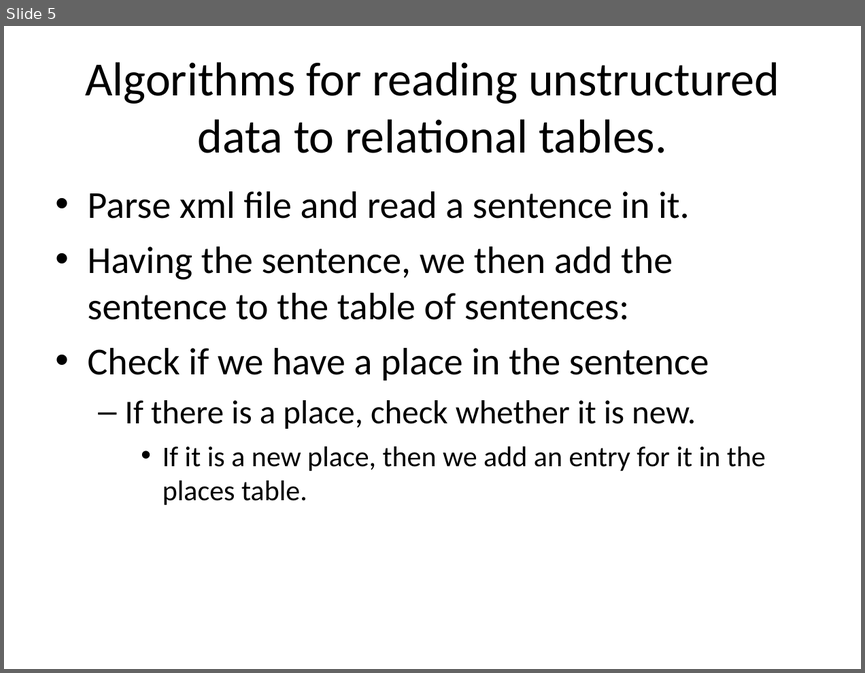
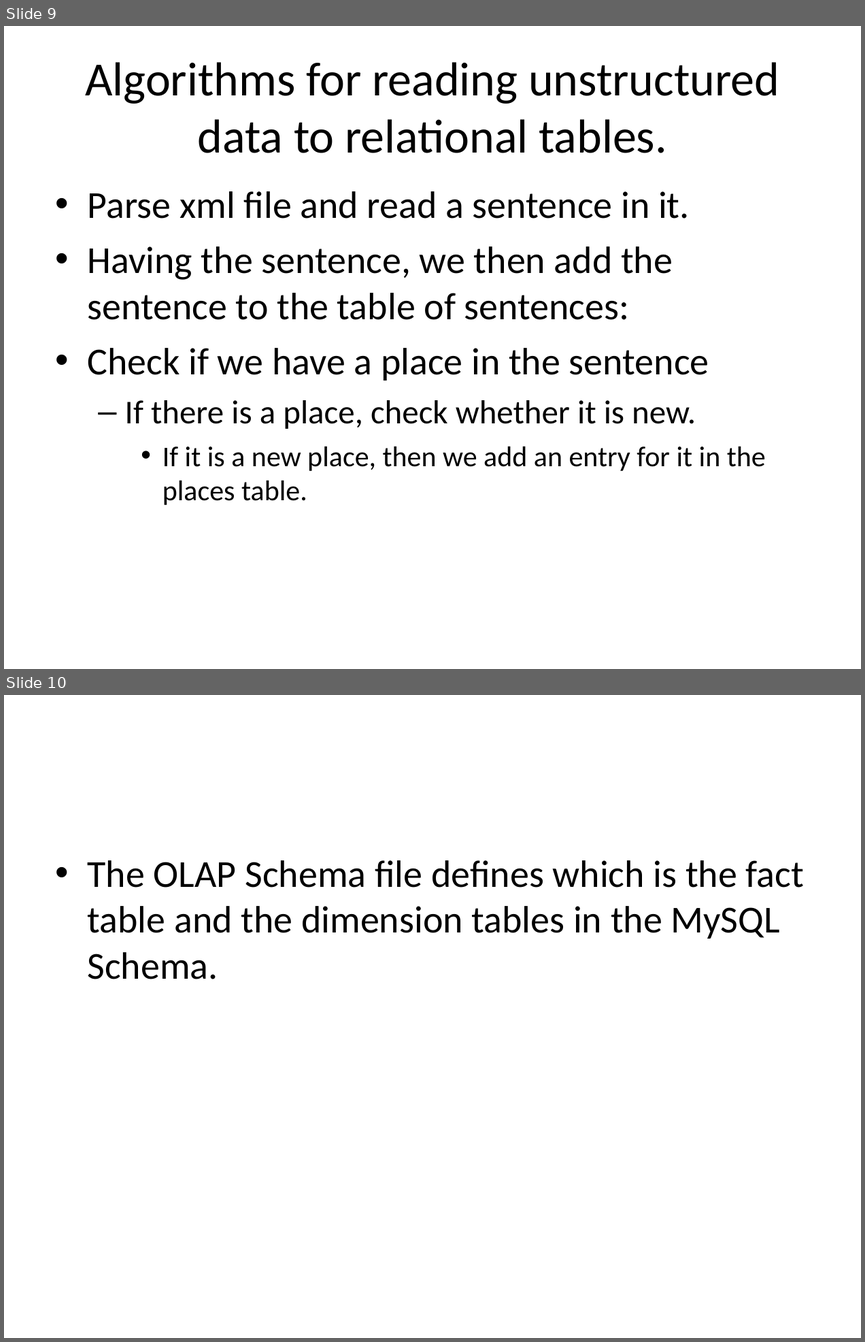
Before and after one commit to edvelezg/unb-dw, a slide deck: project/Presentation/Datawarehousing.ppt. Shown one above the other, each under a label of ours: slide 5 before the commit, slides 9 and 10 after it. The pictures are 865x673 and 865x1342 pixels, drawn with LibreOffice and Linux fonts; fonts in the diff are those of the drawing. Boxes give left, top, right and bottom in pixels: in the first picture for what was removed or moved away, otherwise in the second. Text is boxed around its words. In the diff, an @@ line names an element or a change of style, - is before the commit and + after.

```diff
--- a/project/Presentation/Datawarehousing.ppt
+++ b/project/Presentation/Datawarehousing.ppt
@@ slide 10 added at [4,695,861,1338], background #FFFFFF @@
@@ text added at [88,860,804,979], 32 pt, text #000000 @@
+• The OLAP Schema file defines which is the fact table and the dimension tables in the MySQL Schema.
@@ what was slide 5 is now slide 9 @@
```
Also in this commit, not shown: 11 other slides added, 3 slides removed.
